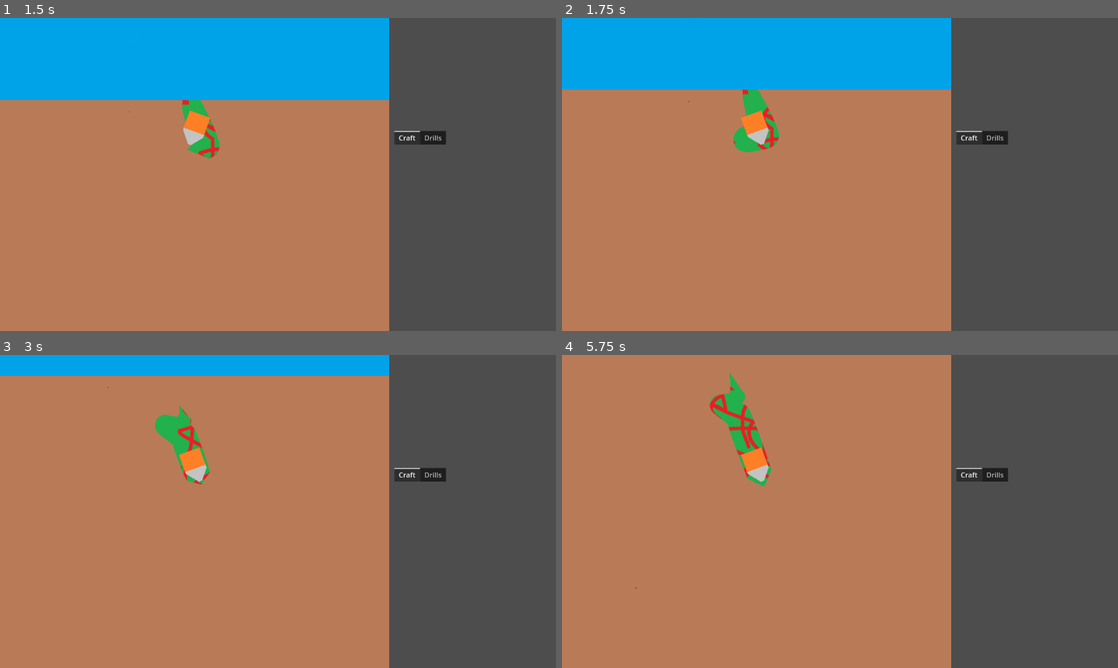
Above: before the commit, frames 1-4 (two rows, left to right).
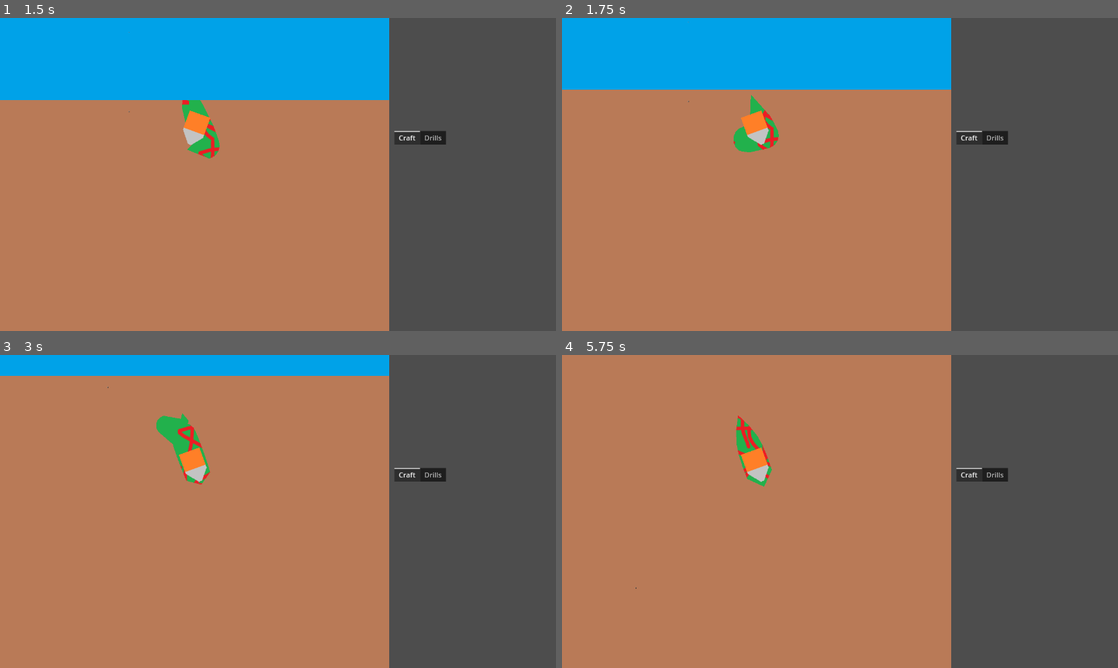
Above: after the commit, the same moments.

Repository: aNotSoCleverName/mechanicore
Game: Godot game, scene res://Main.tscn
Two runs of this game, one before a commit and one after it. Both use one fixed random seed, a clock stepped at 60 frames per second and the inputs below.
Inputs:
- Up to frame 1 (1.5 s): tap Enter at 0.5 s; hold D 0.53-1.28 s; tap Space at 0.77 s; hold A from 1.28 s (still down)
- Up to frame 2 (1.75 s): keep holding A; tap Space at 1.52 s
- Up to frame 3 (3 s): release A at 2.03 s; hold D from 2.03 s (still down)
- Up to frame 4 (5.75 s): tap Space at 3.02, 3.77, 4.52 s; release D at 3.53 s; hold A from 3.53 s (still down)

Frame 1 is identical in both runs. In frame 2, 0.2% of the frame differs, in the area x 30-40%, y 22-43%; in frame 3, 0.1%; in frame 4, 0.8%, in the area x 26-38%, y 5-42%.

Commit message:
Trails.gd: Made code more uniform

Diff:
--- a/Trails.gd
+++ b/Trails.gd
@@ -35,9 +35,8 @@
 				return;
 
 			var prevPoint: Vector2 = self.points[self.points.size() - 1];
-			if (prevPoint.distance_to(drillHeadPos) < self.MIN_DIST_BETWEEN_POINTS):
-				return;
-			self.add_point(drillHeadPos);
+			if (prevPoint.distance_to(drillHeadPos) > self.MIN_DIST_BETWEEN_POINTS):
+				self.add_point(drillHeadPos);
 
 			var oldestPoint: Vector2 = self.points[0];
 			if (oldestPoint.distance_to(drillHeadPos) > self.MAX_DIST):
